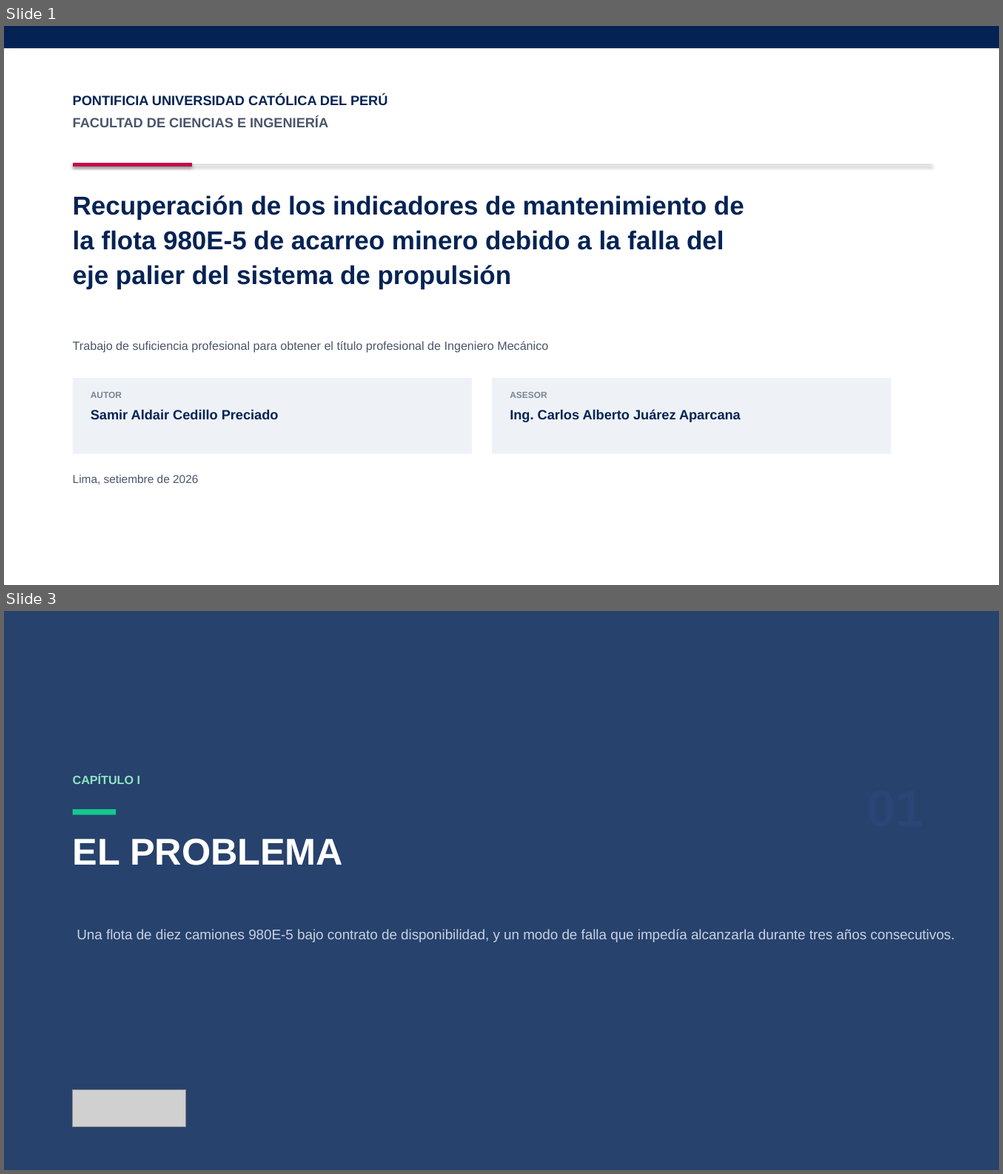
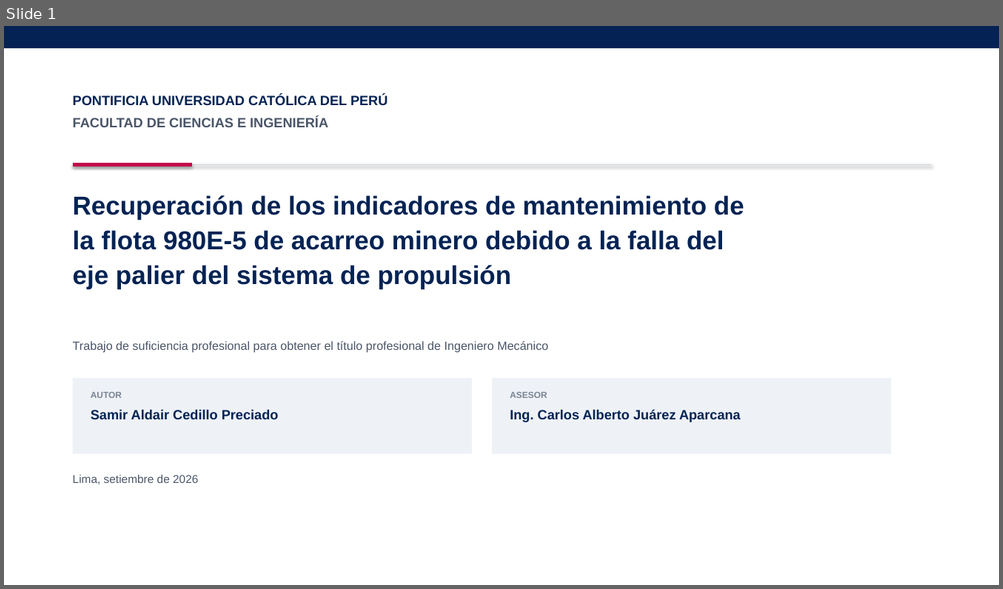
Before and after one commit to scedillo-wq/TSP, a slide deck: Sustentacion_TSP_Cedillo_PUCP.pptx. Shown one above the other, each under a label of ours: slides 1 and 3 before the commit, slide 1 after it; the slides between them are not shown. The pictures are 1003x1174 and 1003x589 pixels, drawn with LibreOffice and Linux fonts; fonts in the diff are those of the drawing; grey boxes stand for pictures; background and template pictures are left out. Boxes give left, top, right and bottom in pixels: in the first picture for what was removed or moved away, otherwise in the second. Text is boxed around its words. In the diff, an @@ line names an element or a change of style, - is before the commit and + after.

```diff
--- a/Sustentacion_TSP_Cedillo_PUCP.pptx
+++ b/Sustentacion_TSP_Cedillo_PUCP.pptx
@@ slide 3 removed at [4,611,999,1170], background #FFFFFF @@
@@ rectangle removed at [4,611,999,1170] @@
@@ text removed at [73,775,140,784] @@
-CAPÍTULO I
@@ rectangle removed at [73,809,116,815] @@
@@ text removed at [73,839,343,866] @@
-EL PROBLEMA
@@ text removed at [77,929,954,943] @@
-Una flota de diez camiones 980E-5 bajo contrato de disponibilidad, y un modo de falla que impedía alcanzarla durante tres años consecutivos.
@@ picture removed at [73,1090,186,1128] @@
```
Also in this commit, not shown: 19 slides changed, 10 other slides removed.
